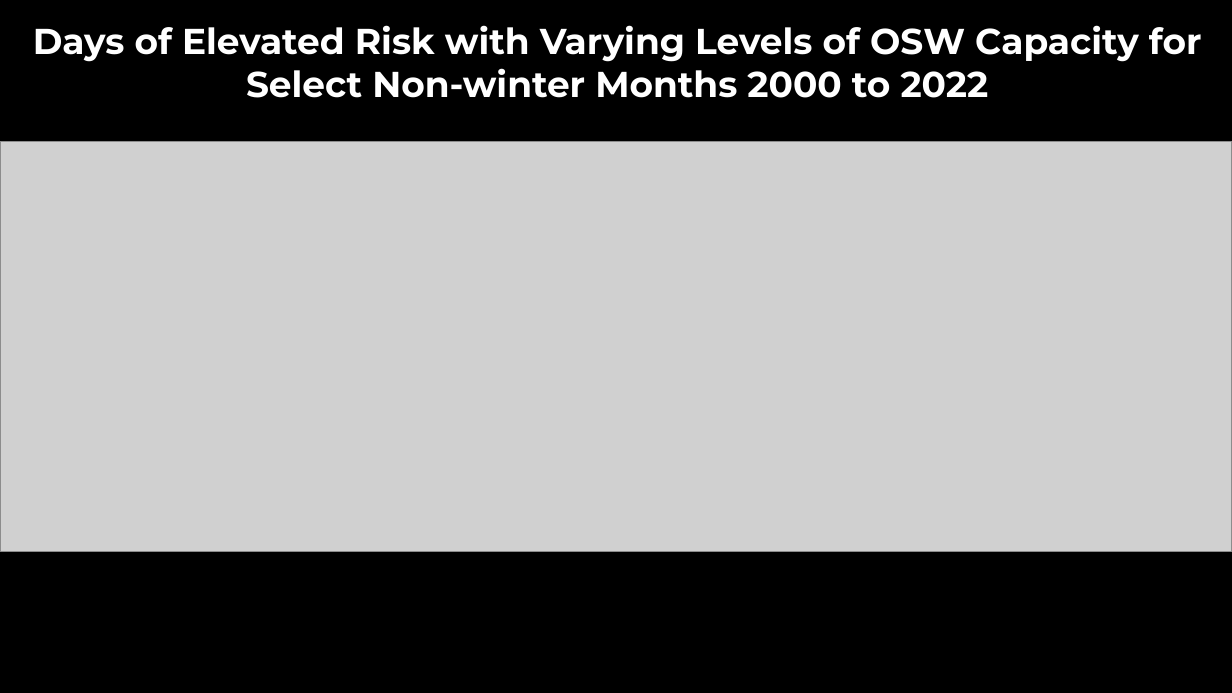
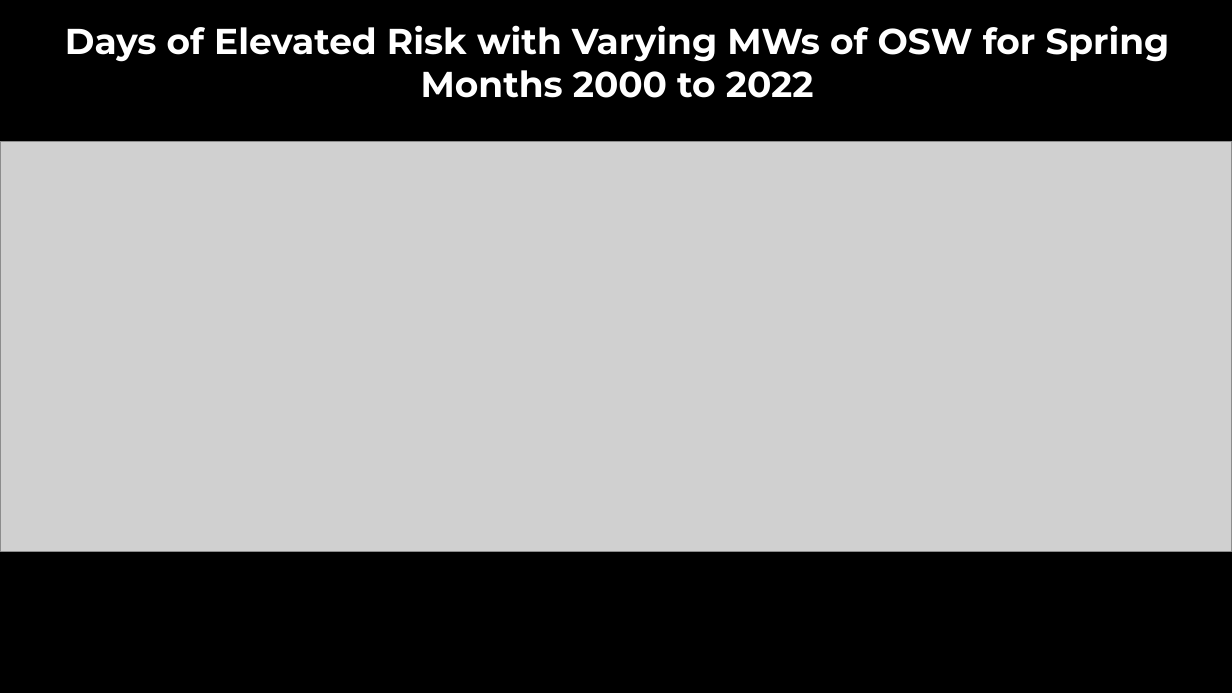
Before and after one commit to jruzekow/osw-analysis, a slide deck: slide 7 of OSW and Solar Analysis Results.pptx (slide 9 before the commit). Drawn at 1232x693 pixels with LibreOffice and Linux fonts; fonts in the diff are those of the drawing; grey boxes stand for pictures; background and template pictures are left out. Boxes give left, top, right and bottom in pixels: in the first picture for what was removed or moved away, otherwise in the second. Text is boxed around its words. In the diff, an @@ line names an element or a change of style, - is before the commit and + after.

```diff
--- a/OSW and Solar Analysis Results.pptx
+++ b/OSW and Solar Analysis Results.pptx
@@ text at [65, 25, 1170, 98]: text changed @@
-Days of Elevated Risk with Varying Levels of OSW Capacity for Select Non-winter Months 2000 to 2022
+Days of Elevated Risk with Varying MWs of OSW for Spring Months 2000 to 2022
```
Also in this commit, not shown: 8 other slides changed, 8 slides added, 10 slides removed.
